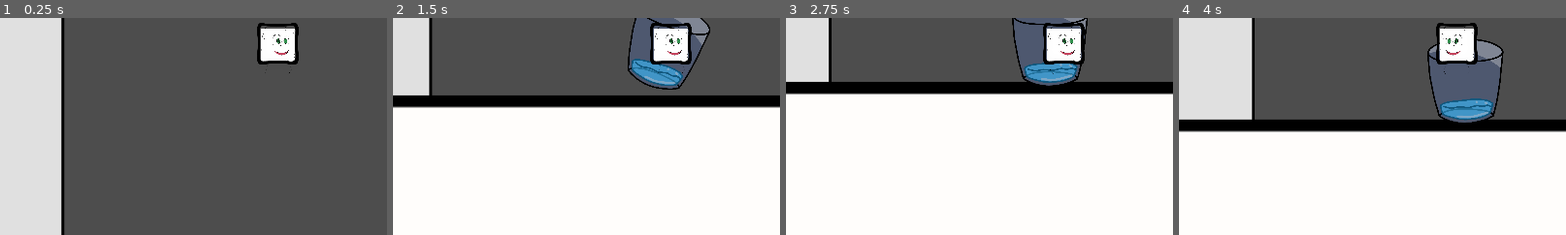
Above: before the commit, frames 1-4 (left to right).
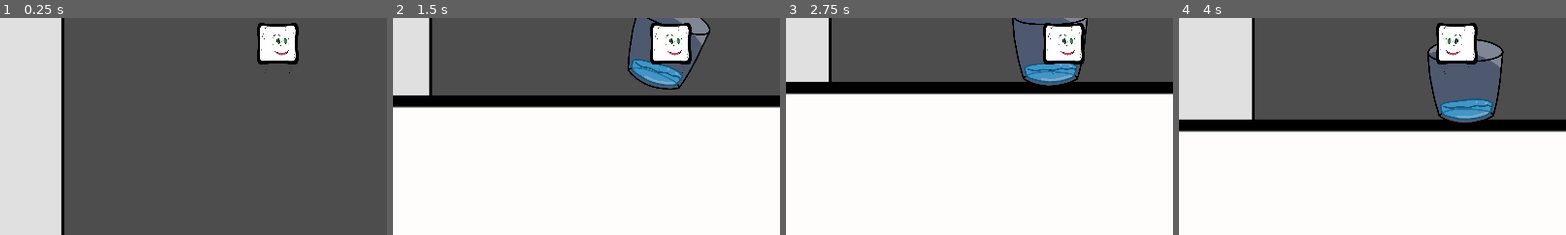
Above: after the commit, the same moments.

Repository: jacob-w-bonner/GGJ-2026
Game: Godot game, scene res://Scenes/Level 1 Rough.tscn
The game is run twice, just before and just after one commit, with the same random seed, the same clock (stepped at 60 frames per second) and the same inputs. The engine's default icon, where the game draws it, is replaced by a stand-in: a white triangle on a blue panel in a dark square.
Inputs:
- Up to frame 1 (0.25 s): no input
- Up to frame 2 (1.5 s): tap Enter at 0.5 s; hold D (move_right) 0.53-1.28 s; hold J (absorb) 0.53-1.28 s; tap Space at 0.77 s; hold S (move_down) from 1.28 s (still down); tap K (equalize) at 1.35 s
- Up to frame 3 (2.75 s): tap Space at 1.52 s; release S (move_down) at 2.03 s; hold D (move_right) from 2.03 s (still down); tap L (splat) at 2.1 s
- Up to frame 4 (4 s): tap Space at 2.75, 3.02, 3.77 s; release D (move_right) at 2.78 s; hold W (move_up) 2.78-3.53 s; tap J (absorb) at 2.85 s; hold A (move_left) from 3.53 s (still down); hold K (equalize) from 3.53 s (still down)
The pictures show only the part of the screen within x 14-64%, y 43-93%; the shares and areas given below are measured in that part.

The runs differ from the first frame. In frame 1, 0.2% of the frame differs, in the area x 67-77%, y 3-21%; in frame 2, 0.2%; in frame 3, 0.2%; in frame 4, 0.2%.

Commit message:
change player rectangle size

Diff:
--- a/ggj-2026/Scripts/colour_cells.gd
+++ b/ggj-2026/Scripts/colour_cells.gd
@@ -28,7 +28,7 @@
 func create_colour_cells() -> void:
 
 	# Calculating a starting position
-	var start_pos = Vector2(-Globals.PLAYER_X / 2.0, -Globals.PLAYER_Y / 2.0)
+	var start_pos = Vector2(-Globals.PLAYER_X / 2.0, -(Globals.PLAYER_Y+2) / 2.0)
 
 	# Creating a series of ColorRects that are the colour cells of the sponge
 	for y in range(int(Globals.PLAYER_Y)):
--- a/ggj-2026/Scripts/globals.gd
+++ b/ggj-2026/Scripts/globals.gd
@@ -5,10 +5,9 @@
 const PLAYER_Y: 	float 	= 16.0
 
 # Scale for the player
-const PLAYER_SCALE: Vector2 = Vector2(3.5, 3.5)
+const PLAYER_SCALE: Vector2 = Vector2(3.7, 3.7)
 
 # Default colour
 var DEFAULT_COL: 	Color 	= Color(1.0, 1.0, 1.0, 1.0)
 
-
 var HUEDIFFERENCETOLERANCE:float = 0.10
